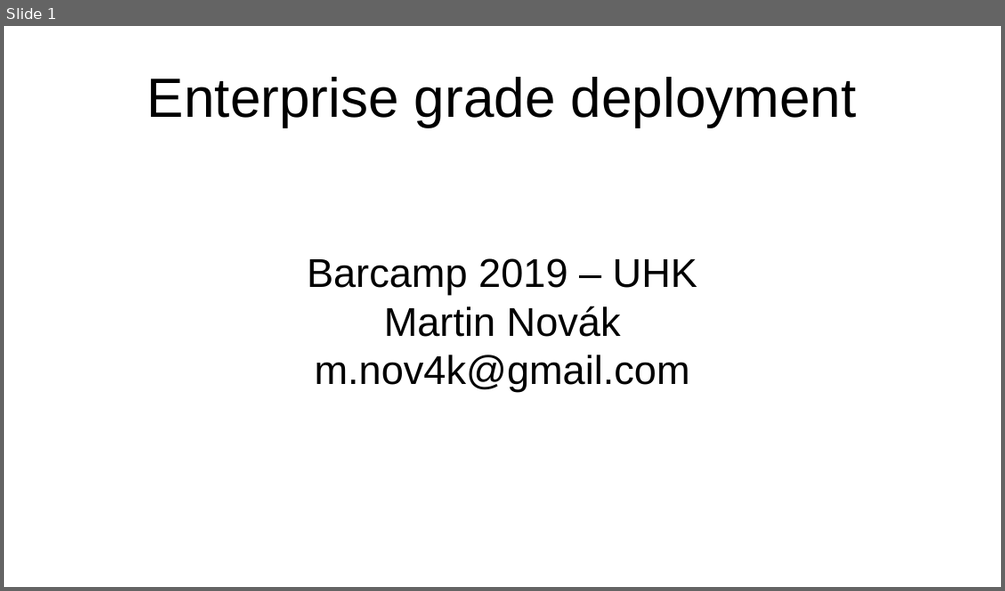
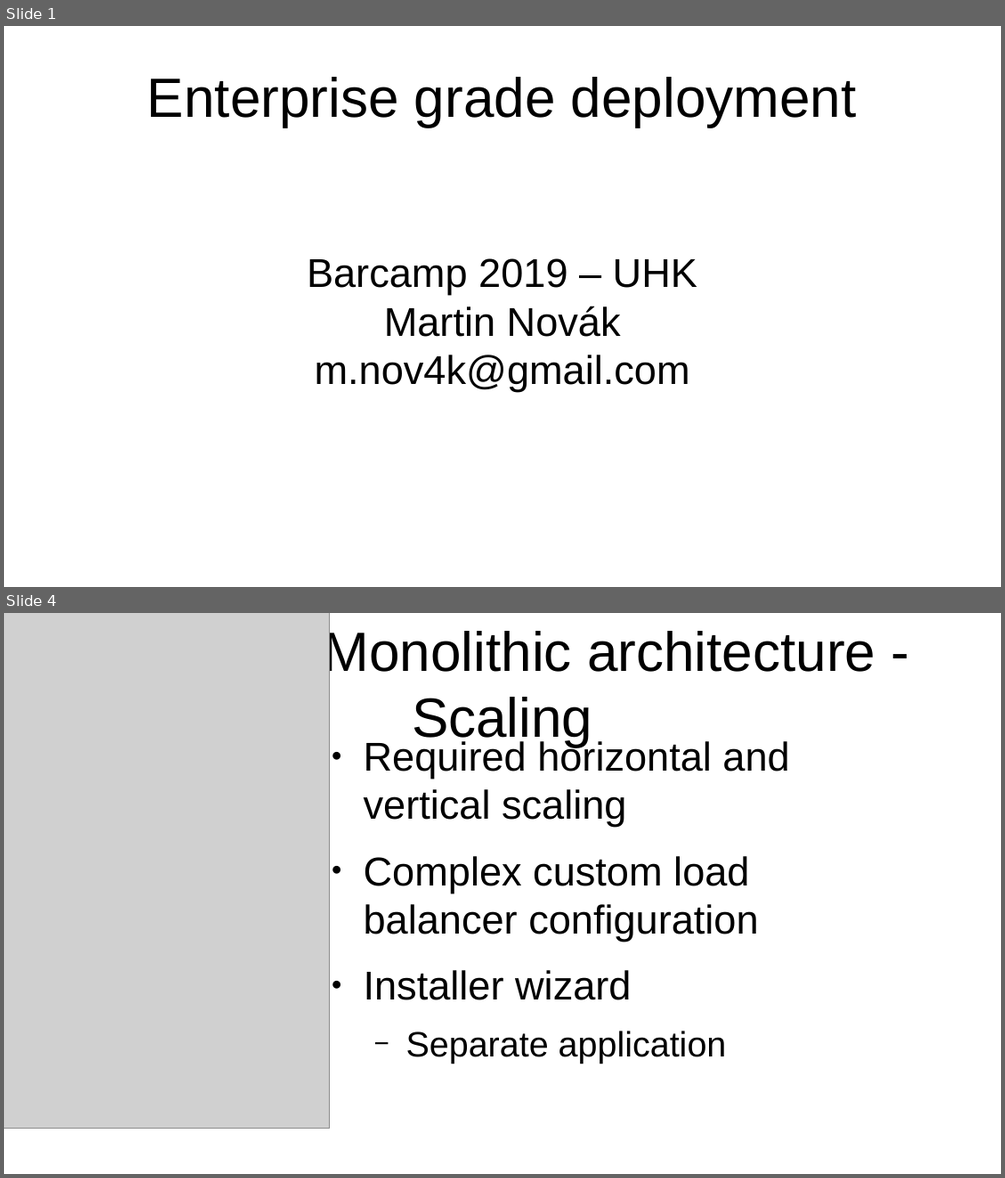
Before and after one commit to mano-cz/OpenshiftPresentation, a slide deck: RawContent.odp. Shown one above the other, each under a label of ours: slide 1 before the commit, slides 1 and 4 after it; the slides between them are not shown. The pictures are 1005x591 and 1005x1178 pixels, drawn with LibreOffice and Linux fonts; fonts in the diff are those of the drawing; grey boxes stand for pictures. Boxes give left, top, right and bottom in pixels: in the first picture for what was removed or moved away, otherwise in the second. Text is boxed around its words. In the diff, an @@ line names an element or a change of style, - is before the commit and + after.

```diff
--- a/RawContent.odp
+++ b/RawContent.odp
@@ slide 4 added at [4,613,1001,1174], background #FFFFFF @@
@@ picture added at [4,613,330,1128] @@
@@ title added at [324,626,875,747], 44 pt, text #000000 @@
+Monolithic architecture - Scaling
@@ text added at [364,739,789,1063], 32 pt, text #000000 @@
+● Required horizontal and vertical scaling
+● Complex custom load balancer configuration
+● Installer wizard
+  − Separate application
```
Also in this commit, not shown: 11 other slides added.
